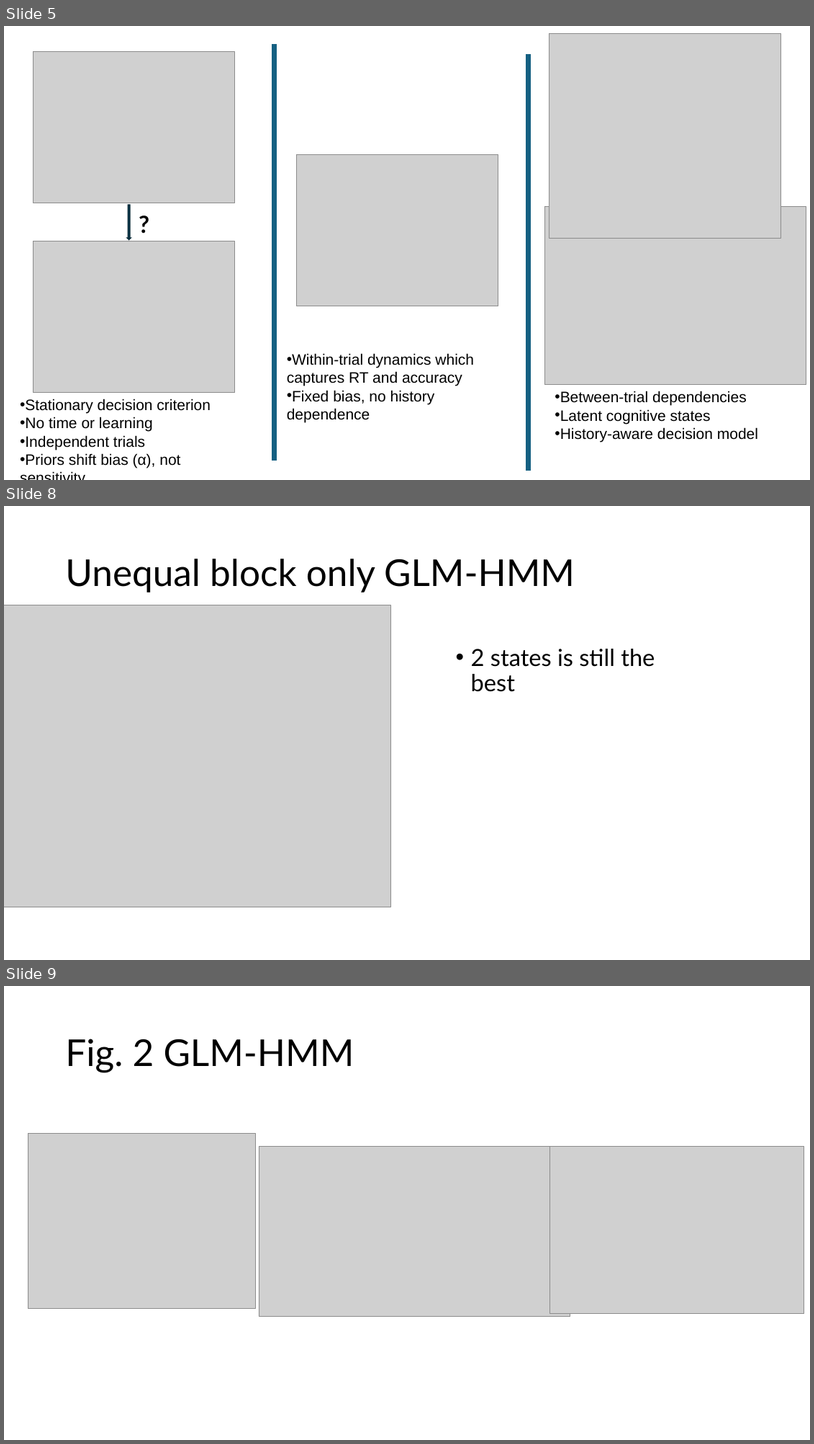
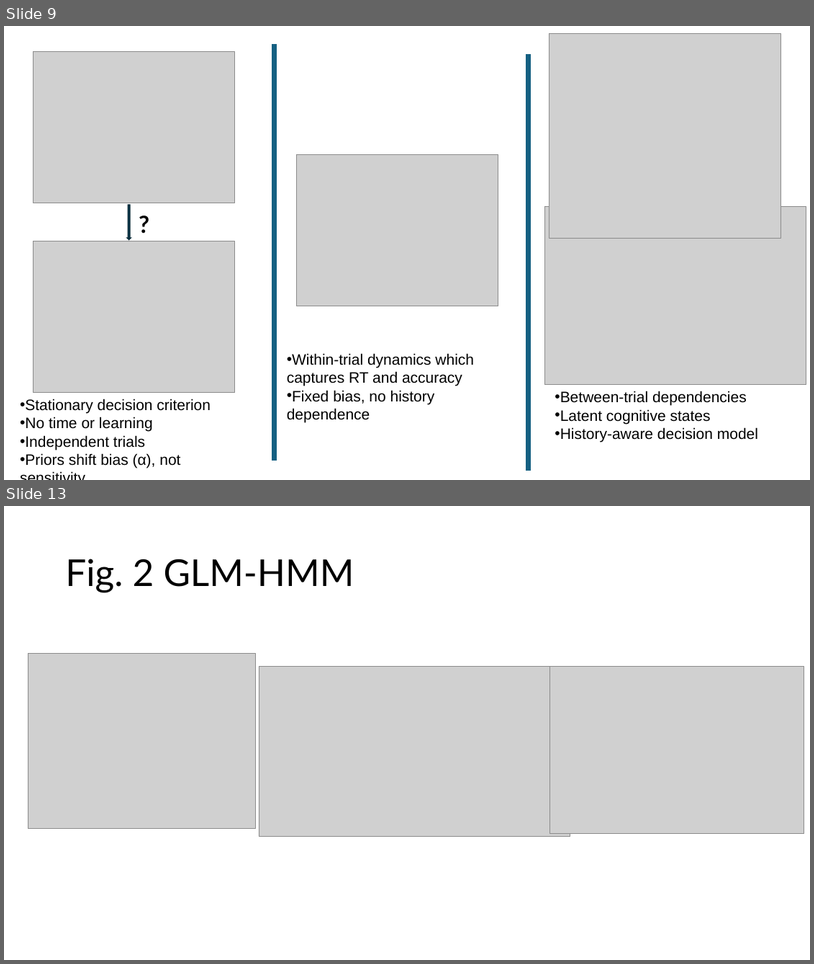
Before and after one commit to vaibrainium/prior-encoding-in-nhp-sc, a slide deck: dissemination/Prior encoding of Superior Colliculus in perceptual decision-making.pptx. Shown one above the other, each under a label of ours: slides 5, 8 and 9 before the commit, slides 9 and 13 after it; the slides between them are not shown. The pictures are 814x1444 and 814x964 pixels, drawn with LibreOffice and Linux fonts; fonts in the diff are those of the drawing; grey boxes stand for pictures. Boxes give left, top, right and bottom in pixels: in the first picture for what was removed or moved away, otherwise in the second. Text is boxed around its words. In the diff, an @@ line names an element or a change of style, - is before the commit and + after.

```diff
--- a/dissemination/Prior encoding of Superior Colliculus in perceptual decision-making.pptx
+++ b/dissemination/Prior encoding of Superior Colliculus in perceptual decision-making.pptx
@@ slide 8 removed at [4, 506, 810, 960], background #FFFFFF @@
@@ title removed at [65, 559, 575, 592] @@
-Unequal block only GLM-HMM
@@ picture removed at [4, 605, 391, 906] @@
@@ text removed at [471, 649, 655, 692] @@
-• 2 states is still the best
@@ what was slide 5 is now slide 9 @@
@@ what was slide 9 is now slide 13 @@
```
Also in this commit, not shown: 1 slide changed, 6 slides added, 1 other slide removed, 11 other files.
